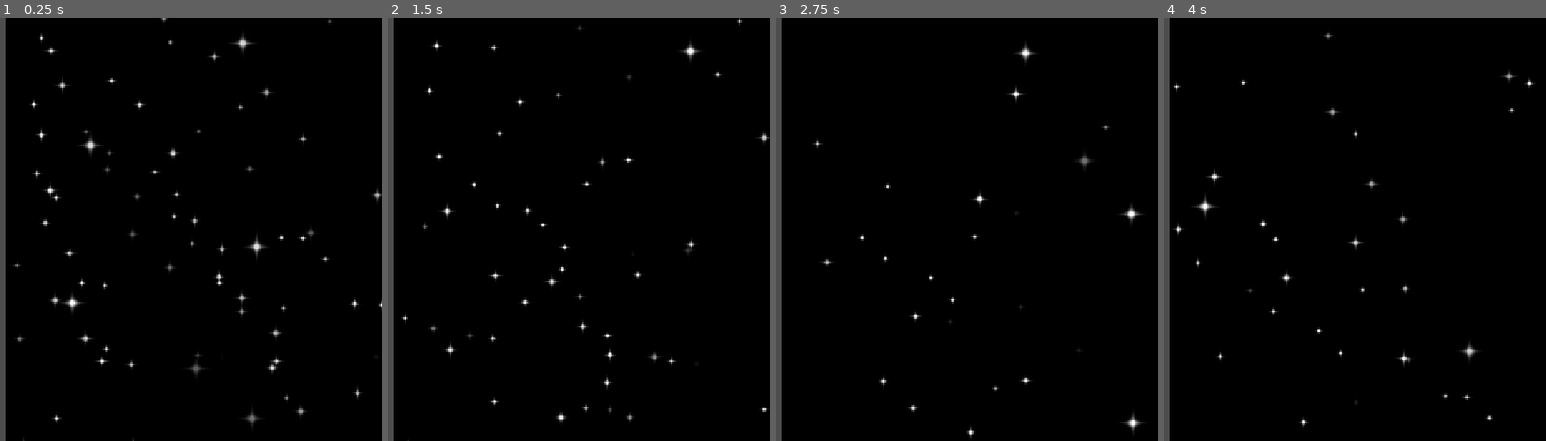
Above: before the commit, frames 1-4 (left to right).
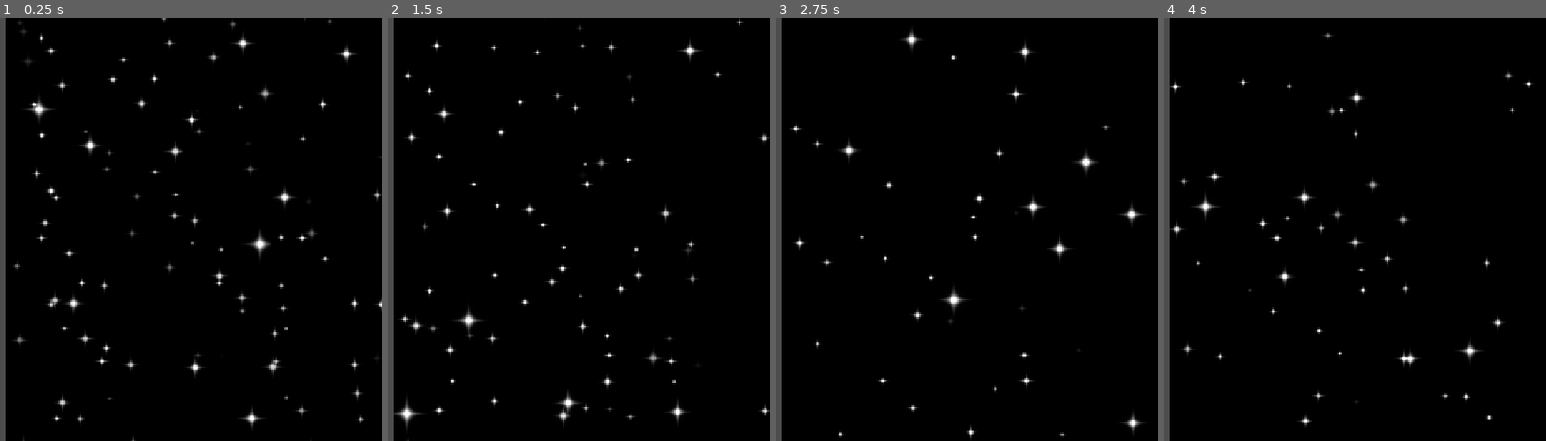
Above: after the commit, the same moments.

Repository: AverySimmons/Laika
Game: Godot game, scene res://01_Source/03_Space/00_Level/space_level.tscn
Two runs of this game, one before a commit and one after it. Both use one fixed random seed, a clock stepped at 60 frames per second and the inputs below. This scene is started directly instead of the project's main scene.
Inputs (mouse positions are in pixels of both pictures, inside the frame that each line leads up to):
- Up to frame 1 (0.25 s): no input
- Up to frame 2 (1.5 s): move the mouse to (559, 208) at 0.52 s; press the mouse at (559, 208) at 0.53 s; hold D (right) 0.53-1.28 s; move the mouse to (outside the picture) at 1.27 s; release the mouse at (outside the picture) at 1.28 s; hold S (down) from 1.28 s (still down); click (outside the picture) at 1.35 s
- Up to frame 3 (2.75 s): move the mouse to (856, 136) at 2.02 s; release S (down) at 2.03 s; press the mouse at (856, 136) at 2.03 s; hold D (right) from 2.03 s (still down)
- Up to frame 4 (4 s): move the mouse to (outside the picture) at 2.77 s; release D (right) at 2.78 s; release the mouse at (outside the picture) at 2.78 s; hold W (up) 2.78-3.53 s; click (outside the picture) at 2.85 s; move the mouse to (1397, 292) at 3.52 s; press the mouse at (1397, 292) at 3.53 s; hold A (left) from 3.53 s (still down)

The runs differ from the first frame. In frame 1, 1.6% of the frame differs, in the area x 3-100%, y 0-100%; in frame 2, 1.4%; in frame 3, 1.0%; in frame 4, 0.9%.

Commit message:
star size variance

Diff:
--- a/01_Source/03_Space/00_Level/space_level.gdshader
+++ b/01_Source/03_Space/00_Level/space_level.gdshader
@@ -2,9 +2,8 @@
 
 uniform vec2 size;
 uniform bool boost;
-uniform bool flickering_stars = true;
 
-const float STAR_DENSITY = .1;
+const float STAR_DENSITY = .12;
 
 void vertex() {
 	// Called for every vertex the material is visible on.
@@ -15,23 +14,23 @@
                           dot(uv, vec2(45.832, 83.132)))) * 43758.5453);
 }
 
-vec3 render_star(vec2 tile, vec2 uv) {
+vec3 render_star(vec2 tile, vec2 uv, bool flickering) {
 	vec3 col = vec3(0);
 	vec2 h1 = hash(tile);
 	vec2 h2 = hash(h1);
 
 	if (h1.x > 1.-STAR_DENSITY) {
 		float t = TIME * h2.x * 2. + h2.y;
-		vec2 cuv = 2.*(uv - vec2(0.5,0.5)); // centred uv (-1 to 1 instead of 0 to 1)
+		vec2 cuv = (2. + h1.y - .5)*(uv - vec2(0.5,0.5)); // centred uv (-1 to 1 instead of 0 to 1)
 		cuv += vec2(-.5) + h2;
 
 		float star = smoothstep(0, 1.0, 0.05/sin(length(cuv)));
 		float flare = smoothstep(0.96,1.,.99-(abs(cuv).x*abs(cuv.y)))*(.8-length(cuv)*1.2);
 
-		float flicker = 1.;
-		if (flickering_stars) flicker = smoothstep(0,1.,sin(t));
+		float b = 1.;
+		if (flickering) b = smoothstep(0,1.,sin(t));
 
-		col += smoothstep(0,1.,(vec3(flare) + vec3(star))*.7) * flicker;
+		col += smoothstep(0,1.,(vec3(flare) + vec3(star))*.7) * b;
 	}
 
 	return col;
@@ -57,10 +56,10 @@
 	uv3 = fract(uv3);
 	uv4 = fract(uv4);
 
-	col += render_star(tuv1, uv1);
-	col += render_star(tuv2, uv2);
-	col += render_star(tuv3, uv3);
-	col += render_star(tuv4, uv4);
+	col += render_star(tuv1, uv1, false);
+	col += render_star(tuv2, uv2, true);
+	col += render_star(tuv3, uv3, true);
+	col += render_star(tuv4, uv4, true);
 
 	//col += render_star(vec2(0),nuv);
 
--- a/01_Source/03_Space/00_Level/space_level.tscn
+++ b/01_Source/03_Space/00_Level/space_level.tscn
@@ -7,7 +7,6 @@
 shader = ExtResource("1_r8aci")
 shader_parameter/size = Vector2(640, 720)
 shader_parameter/boost = false
-shader_parameter/flickering_stars = true
 
 [node name="SpaceLevel" type="Node2D"]
 
